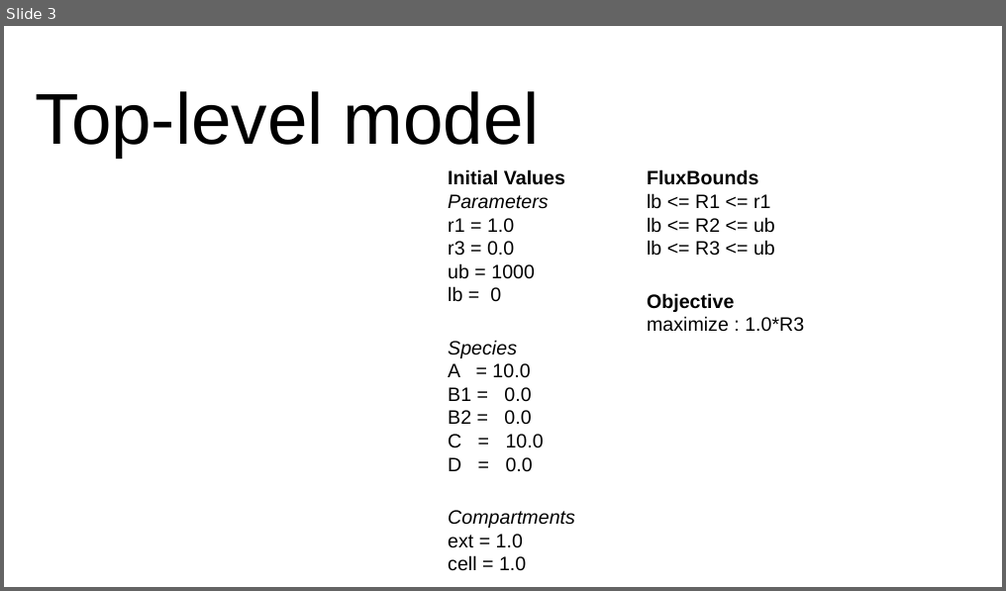
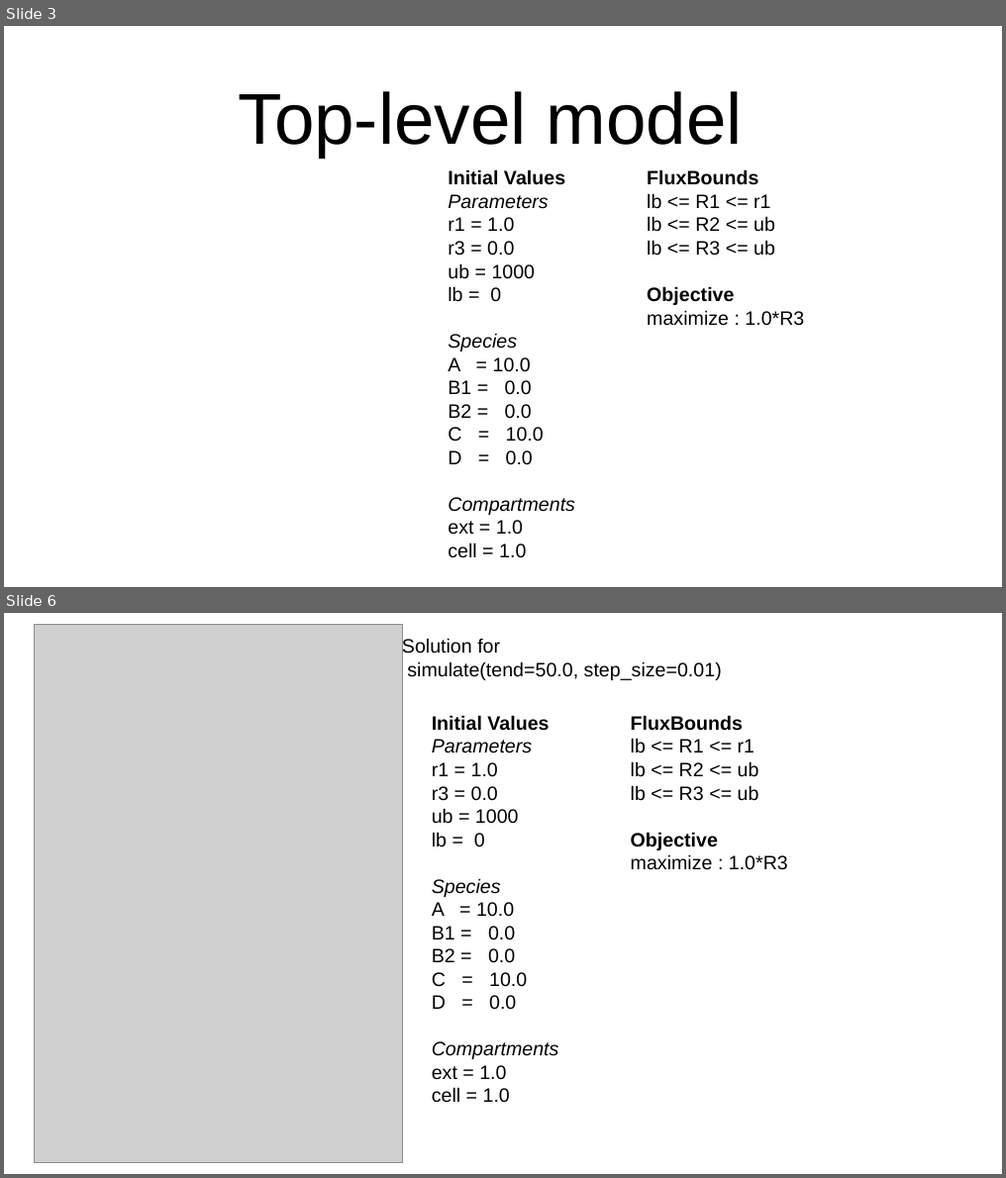
Before and after one commit to dagwa/wholecell-metabolism, a slide deck: mkoenig/python/metabolism/toymodel/Integrated Toy Model.pptx. Shown one above the other, each under a label of ours: slide 3 before the commit, slides 3 and 6 after it; the slides between them are not shown. The pictures are 1006x591 and 1006x1178 pixels, drawn with LibreOffice and Linux fonts; fonts in the diff are those of the drawing; grey boxes stand for pictures. Boxes give left, top, right and bottom in pixels: in the first picture for what was removed or moved away, otherwise in the second. Text is boxed around its words. In the diff, an @@ line names an element or a change of style, - is before the commit and + after.

```diff
--- a/mkoenig/python/metabolism/toymodel/Integrated Toy Model.pptx
+++ b/mkoenig/python/metabolism/toymodel/Integrated Toy Model.pptx
@@ slide 6 added at (4,613,1002,1174), background #FFFFFF @@
@@ picture added at (34,624,402,1163) @@
@@ text added at (402,638,722,680), 14 pt, text #000000 @@
+Solution for
+simulate(tend=50.0, step_size=0.01)
@@ text added at (432,715,559,1103), 14 pt, text #000000 @@
+Initial Values
+Parameters
+r1 = 1.0
+r3 = 0.0
+ub = 1000
+lb = 0
+Species
+A = 10.0
+B1 = 0.0
+B2 = 0.0
+C = 10.0
+D = 0.0
+Compartments
+ext = 1.0
+cell = 1.0
@@ text added at (631,715,788,870), 14 pt, text #000000 @@
+FluxBounds
+lb <= R1 <= r1
+lb <= R2 <= ub
+lb <= R3 <= ub
+Objective
+maximize : 1.0*R3
@@ slide 3 changed as well @@
@@ title "Top-level model" at (239,91,743,158): alignment left to centre @@
@@ text "Initial Values" rewrapped from (448,170,575,571) to (448,170,575,559) @@
@@ text "FluxBounds" rewrapped from (647,170,804,332) to (647,170,804,326) @@
```
Also in this commit, not shown: 4 other slides changed, 5 other files.
